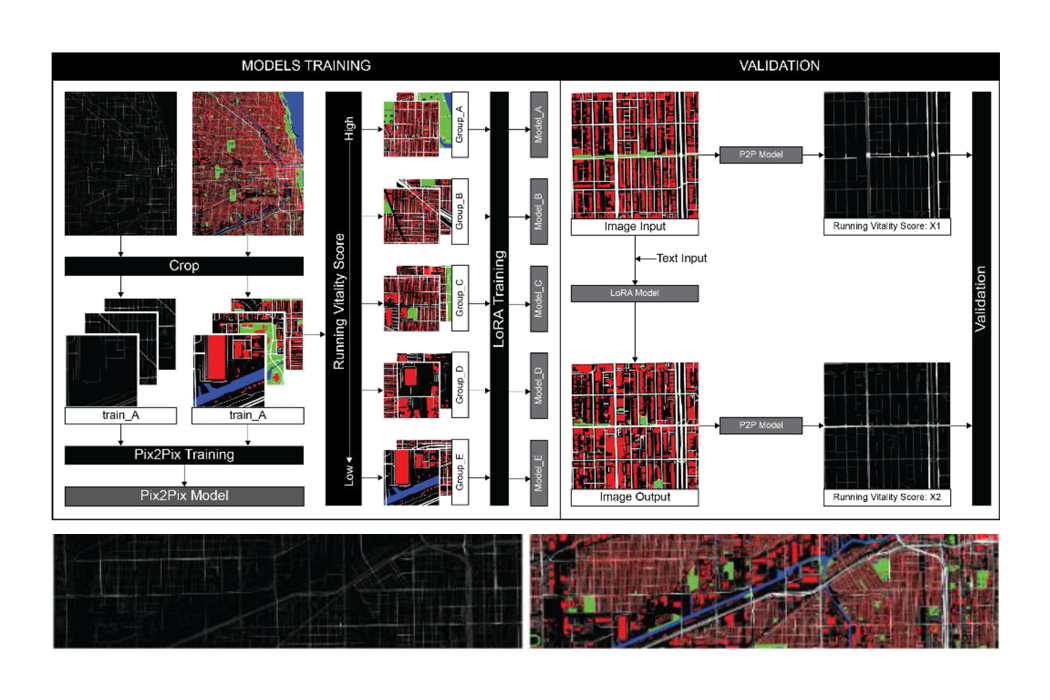
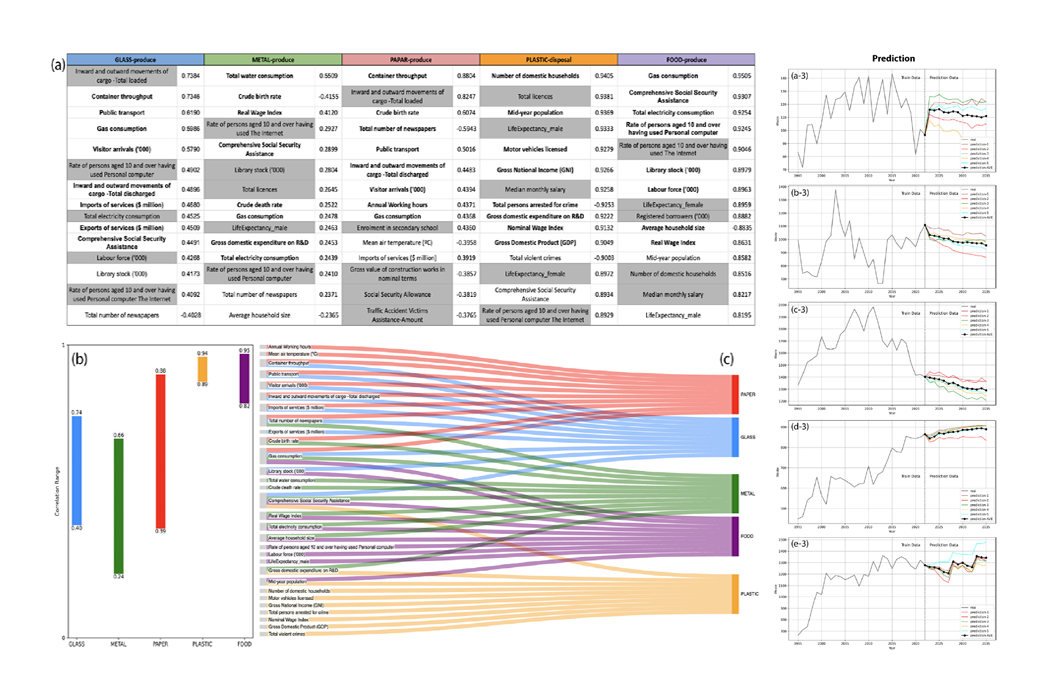
Before/after of a 1050x700 layered artwork. What changed in the layer stack:
painted on "图层 2" over 50, 51, 1000, 650
painted on "图层 1" over 50, 51, 1000, 649
